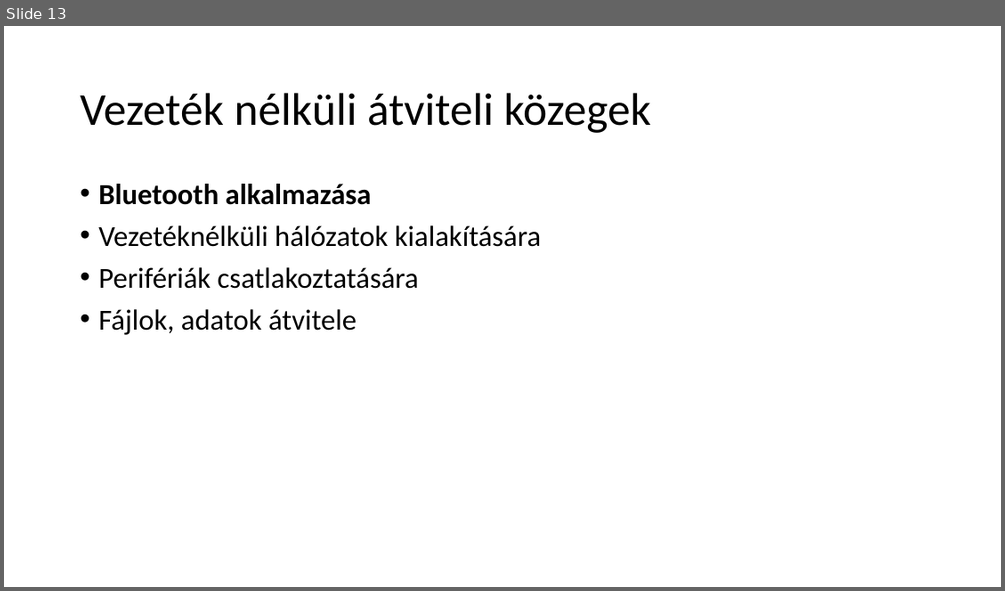
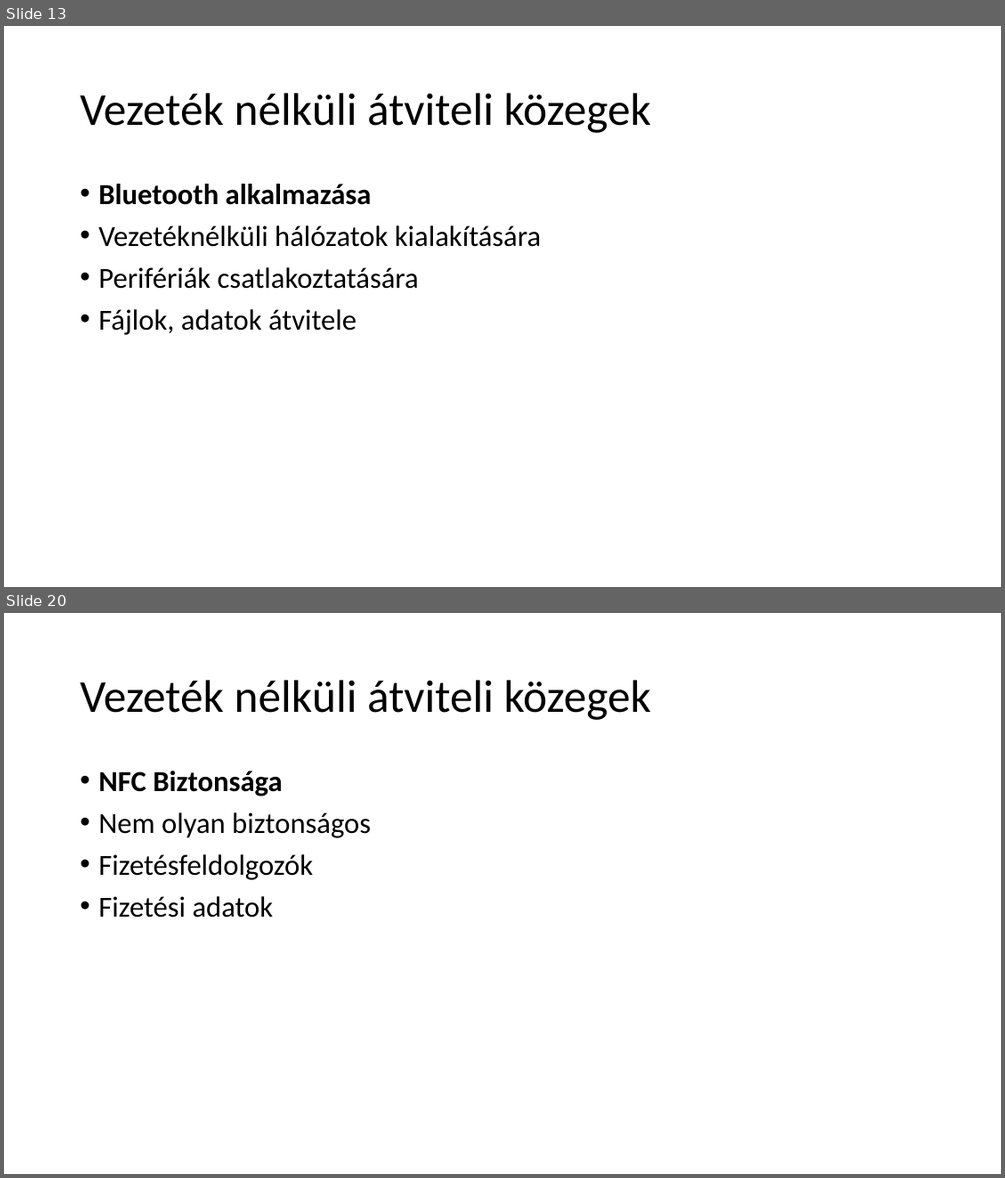
Before and after one commit to gutibalintka/Iktproll2, a slide deck: Vezeték, vezeték nélküli átviteli közegek.pptx. Shown one above the other, each under a label of ours: slide 13 before the commit, slides 13 and 20 after it; the slides between them are not shown. The pictures are 1005x591 and 1005x1178 pixels, drawn with LibreOffice and Linux fonts; fonts in the diff are those of the drawing. Boxes give left, top, right and bottom in pixels: in the first picture for what was removed or moved away, otherwise in the second. Text is boxed around its words. In the diff, an @@ line names an element or a change of style, - is before the commit and + after.

```diff
--- a/Vezeték, vezeték nélküli átviteli közegek.pptx
+++ b/Vezeték, vezeték nélküli átviteli közegek.pptx
@@ slide 20 added at <box>4,613,1001,1174</box>, background #FFFFFF @@
@@ title added at <box>80,680,651,720</box>, 44 pt, text #000000 @@
+Vezeték nélküli átviteli közegek
@@ text added at <box>98,771,371,917</box>, 28 pt, text #000000 @@
+• NFC Biztonsága
+• Nem olyan biztonságos
+• Fizetésfeldolgozók
+• Fizetési adatok
```
Also in this commit, not shown: 9 other slides added.
